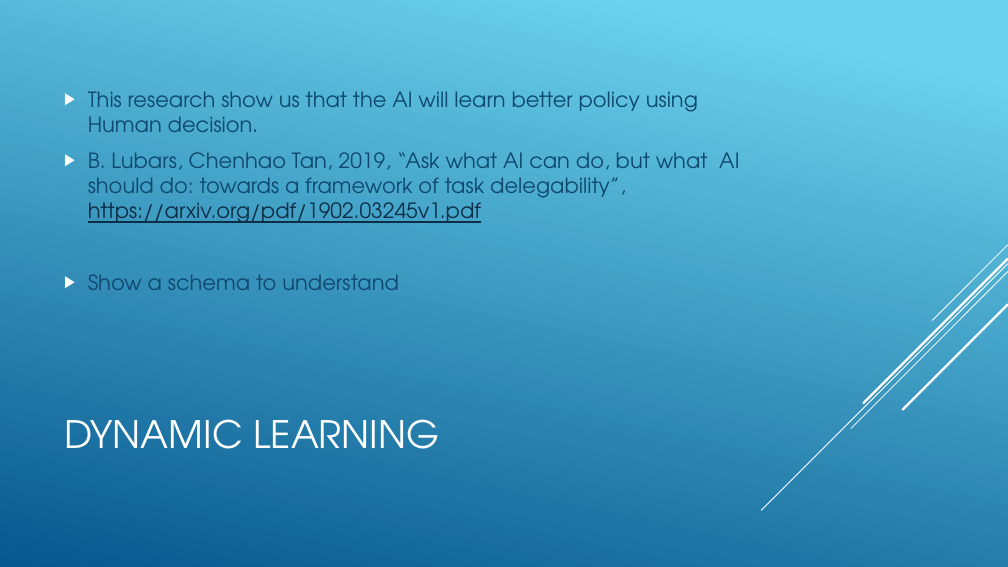
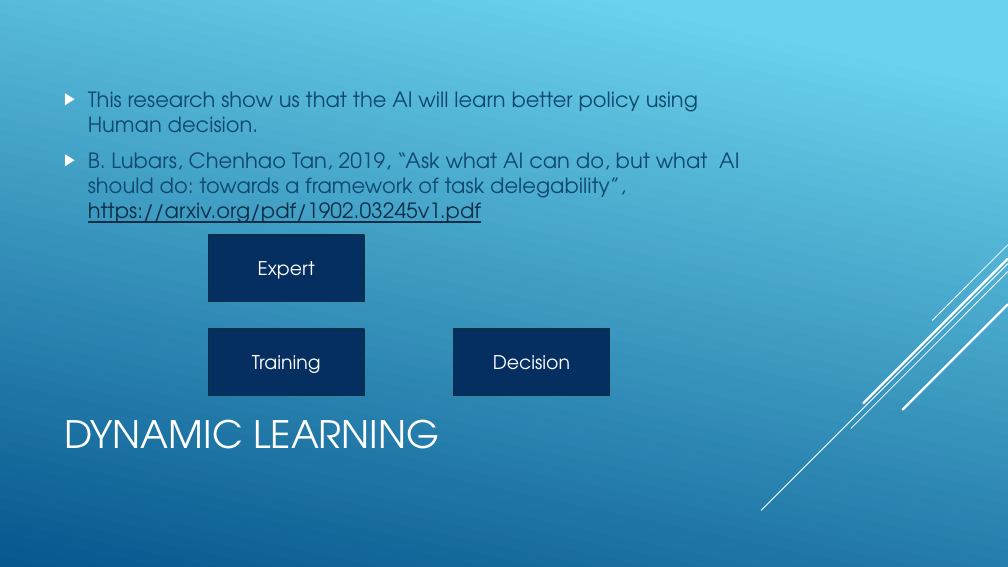
Before and after one commit to jnguyen1192/SIA, a slide deck: slide 5 of SAI_presentation.pptx. Drawn at 1008x567 pixels with LibreOffice and Linux fonts; fonts in the diff are those of the drawing. Boxes give left, top, right and bottom in pixels: in the first picture for what was removed or moved away, otherwise in the second. Text is boxed around its words. In the diff, an @@ line names an element or a change of style, - is before the commit and + after.

Commit message:
#12 First try to build schema to dynamic learning added on slides

```diff
--- a/SAI_presentation.pptx
+++ b/SAI_presentation.pptx
@@ rectangle added at box(209, 235, 364, 302), fill #052F61, outline #043148 1.25 pt, 18 pt, text #FFFFFF @@
+Expert
@@ text at box(88, 274, 399, 290): paragraph removed @@
-▶ Show a schema to understand
@@ rectangle added at box(209, 329, 364, 395), fill #052F61, outline #043148 1.25 pt, 18 pt, text #FFFFFF @@
+Training
@@ rectangle added at box(454, 329, 609, 395), fill #052F61, outline #043148 1.25 pt, 18 pt, text #FFFFFF @@
+Decision
```
